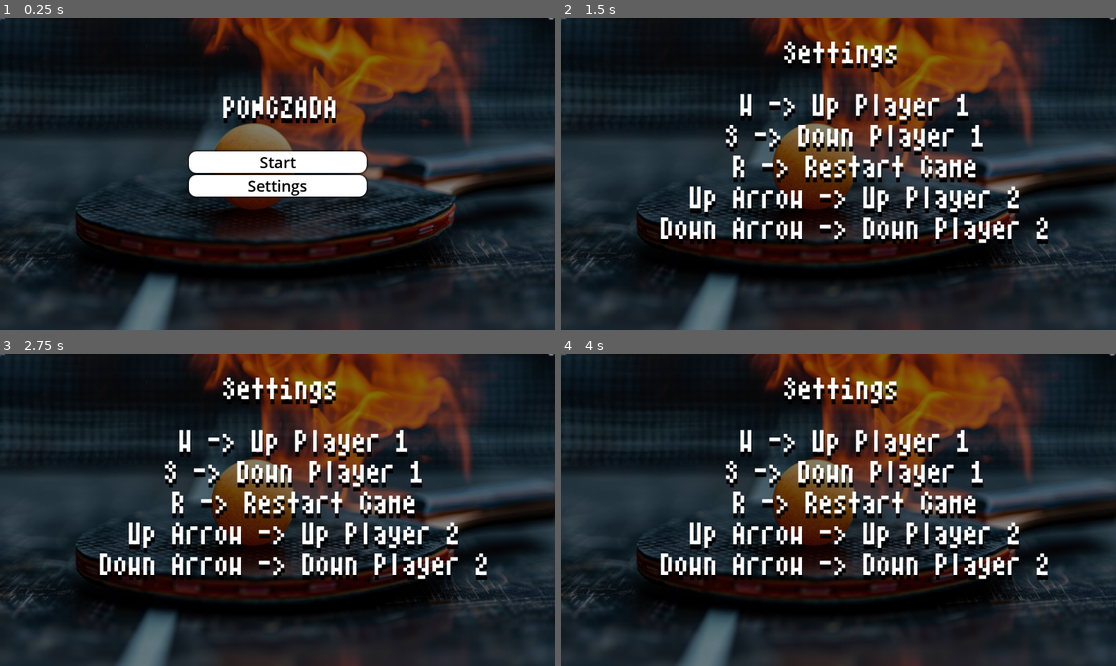
Above: before the commit, frames 1-4 (two rows, left to right).
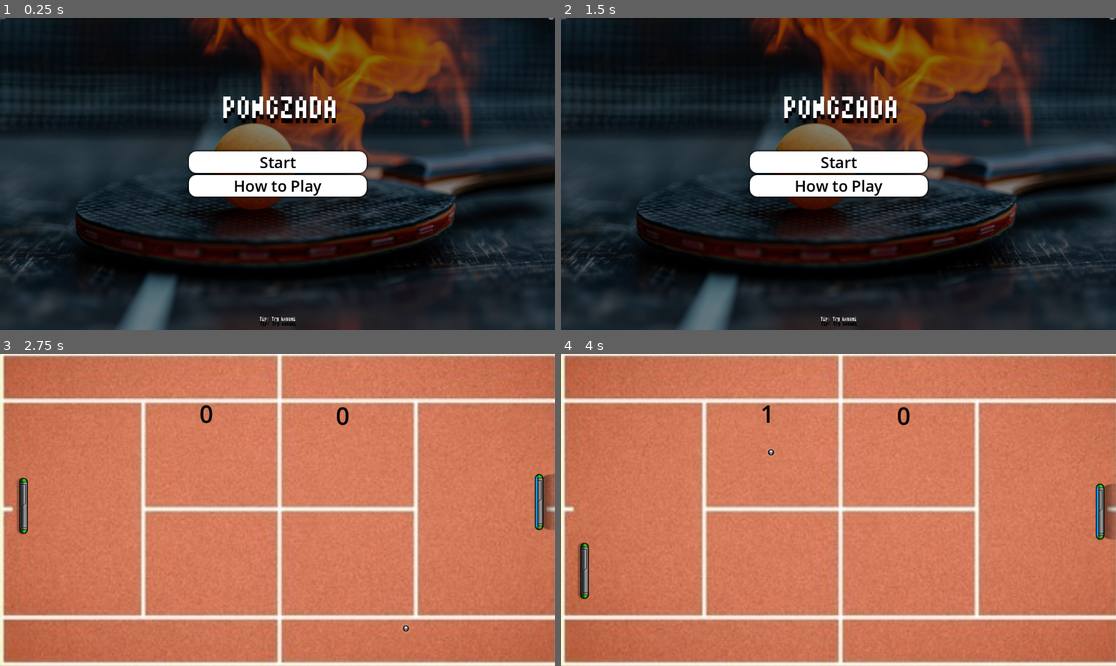
Above: after the commit, the same moments.

Repository: PhantomTrainer2/GameDevPuc
Game: Godot game, scene res://menu.tscn
Two runs of this game, one before a commit and one after it. Both use one fixed random seed, a clock stepped at 60 frames per second and the inputs below.
Inputs (mouse positions are in pixels of both pictures, inside the frame that each line leads up to):
- Up to frame 1 (0.25 s): no input
- Up to frame 2 (1.5 s): click "Settings" (after the commit: "How to Play") at 0.5 s; click (838, 267) at 1.25 s, where only the run after the commit has a clickable "Back to Menu"
- Up to frame 3 (2.75 s): click (277, 497) at 2 s, where only the run after the commit has a clickable "Start"
- Up to frame 4 (4 s): tap Enter at 2.75 s; hold Right 2.78-3.53 s; tap B at 2.85, 3.8 s; hold S (down_player1) from 3.53 s (still down); tap Down (down_player2) at 3.6 s

The runs differ from the first frame. In frame 1, 0.4% of the frame differs, in the area x 42-58%, y 51-99%; in frame 2, 13%; in frame 3, 100%; in frame 4, 100%, in the area x 0-100%, y 0-100%.

Commit message:
Secret code

Diff:
--- /dev/null
+++ b/game1/How_to_play.tscn
@@ -0,0 +1,122 @@
+[gd_scene load_steps=9 format=3 uid="uid://rofphx1nuufa"]
+
+[ext_resource type="Script" uid="uid://yreoqregxhm3" path="res://how_to_play.gd" id="1_1ddmb"]
+[ext_resource type="Texture2D" uid="uid://crfqo1cexjslj" path="res://wmremove-transformed.png" id="1_v17eh"]
+[ext_resource type="FontFile" uid="uid://dqmin8hus2g7y" path="res://AtariSmall.ttf" id="2_1ddmb"]
+
+[sub_resource type="StyleBoxTexture" id="StyleBoxTexture_nkug2"]
+texture = ExtResource("1_v17eh")
+modulate_color = Color(0.517184, 0.517184, 0.517184, 1)
+
+[sub_resource type="StyleBoxEmpty" id="StyleBoxEmpty_v17eh"]
+
+[sub_resource type="StyleBoxFlat" id="StyleBoxFlat_1ddmb"]
+bg_color = Color(0.54099, 0.54099, 0.54099, 1)
+corner_radius_top_left = 16
+corner_radius_top_right = 16
+corner_radius_bottom_right = 16
+corner_radius_bottom_left = 16
+shadow_size = 5
+
+[sub_resource type="StyleBoxFlat" id="StyleBoxFlat_udkts"]
+bg_color = Color(0.273873, 0.273873, 0.273873, 1)
+corner_radius_top_left = 16
+corner_radius_top_right = 16
+corner_radius_bottom_right = 16
+corner_radius_bottom_left = 16
+shadow_size = 5
+
+[sub_resource type="StyleBoxFlat" id="StyleBoxFlat_osa5n"]
+bg_color = Color(1, 1, 1, 1)
+corner_radius_top_left = 16
+corner_radius_top_right = 16
+corner_radius_bottom_right = 16
+corner_radius_bottom_left = 16
+shadow_size = 5
+
+[node name="Settings" type="Control"]
+layout_mode = 3
+anchors_preset = 15
+anchor_right = 1.0
+anchor_bottom = 1.0
+grow_horizontal = 2
+grow_vertical = 2
+script = ExtResource("1_1ddmb")
+
+[node name="Menu_Background" type="Panel" parent="."]
+layout_mode = 1
+anchors_preset = 15
+anchor_right = 1.0
+anchor_bottom = 1.0
+grow_horizontal = 2
+grow_vertical = 2
+theme_override_styles/panel = SubResource("StyleBoxTexture_nkug2")
+
+[node name="Button2" type="Button" parent="Menu_Background"]
+layout_mode = 1
+anchors_preset = 7
+anchor_left = 0.5
+anchor_top = 1.0
+anchor_right = 0.5
+anchor_bottom = 1.0
+offset_left = -105.5
+offset_top = -151.0
+offset_right = 105.5
+offset_bottom = -106.0
+grow_horizontal = 2
+grow_vertical = 0
+theme_override_colors/font_hover_pressed_color = Color(0, 0, 0, 1)
+theme_override_colors/font_hover_color = Color(0, 0, 0, 1)
+theme_override_colors/font_color = Color(0, 0, 0, 1)
+theme_override_colors/font_focus_color = Color(0, 0, 0, 1)
+theme_override_colors/font_pressed_color = Color(0, 0, 0, 1)
+theme_override_font_sizes/font_size = 32
+theme_override_styles/focus = SubResource("StyleBoxEmpty_v17eh")
+theme_override_styles/hover = SubResource("StyleBoxFlat_1ddmb")
+theme_override_styles/pressed = SubResource("StyleBoxFlat_udkts")
+theme_override_styles/normal = SubResource("StyleBoxFlat_osa5n")
+text = "Back to Menu"
+
+[node name="How_to_play" type="Label" parent="."]
+layout_mode = 1
+anchors_preset = 5
+anchor_left = 0.5
+anchor_right = 0.5
+offset_left = -120.0
+offset_top = 18.0
+offset_right = 120.0
+offset_bottom = 126.0
+grow_horizontal = 2
+theme_override_colors/font_color = Color(1, 1, 1, 1)
+theme_override_colors/font_shadow_color = Color(0, 0, 0, 1)
+theme_override_constants/shadow_offset_y = 10
+theme_override_fonts/font = ExtResource("2_1ddmb")
+theme_override_font_sizes/font_size = 60
+text = "How to Play:"
+horizontal_alignment = 1
+vertical_alignment = 1
+
+[node name="Controles" type="Label" parent="."]
+layout_mode = 1
+anchors_preset = 5
+anchor_left = 0.5
+anchor_right = 0.5
+offset_left = -376.0
+offset_top = 150.0
+offset_right = 434.0
+offset_bottom = 467.0
+grow_horizontal = 2
+theme_override_colors/font_color = Color(1, 1, 1, 1)
+theme_override_colors/font_shadow_color = Color(0, 0, 0, 1)
+theme_override_constants/shadow_offset_y = 10
+theme_override_fonts/font = ExtResource("2_1ddmb")
+theme_override_font_sizes/font_size = 60
+text = "W -> Up Player 1
+S -> Down Player 1
+R -> Restart Game
+Up Arrow -> Up Player 2
+Down Arrow -> Down Player 2"
+horizontal_alignment = 1
+vertical_alignment = 1
+
+[connection signal="pressed" from="Menu_Background/Button2" to="." method="_on_back_pressed"]
--- /dev/null
+++ b/game1/how_to_play.gd
@@ -0,0 +1,5 @@
+extends Control
+
+
+func _on_back_pressed() -> void:
+	get_tree().change_scene_to_file("res://menu.tscn")
--- a/game1/menu.gd
+++ b/game1/menu.gd
@@ -1,8 +1,48 @@
 extends Control
 
+
+# --- Variáveis para o código secreto ---
+
+# A sequência de teclas que queremos detectar
+const SECRET_CODE = [KEY_UP, KEY_UP, KEY_DOWN, KEY_DOWN, KEY_LEFT, KEY_RIGHT, KEY_LEFT, KEY_RIGHT, KEY_B, KEY_A]
+
+# Variável para acompanhar o progresso
+var current_code_index = 0
+
+# Referência ao botão secreto (verifique se o caminho está correto!)
+@onready var secret_button = $VBoxContainer/Button3
+
+
+# --- Funções de botão existentes ---
 
 func _on_start_pressed() -> void:
 	get_tree().change_scene_to_file("res://node_2d.tscn")
 
+
 func _on_settings_pressed() -> void:
-	get_tree().change_scene_to_file("res://settings.tscn")
+	get_tree().change_scene_to_file("res://How_to_play.tscn")
+
+func _on_secret_pressed() -> void:
+	get_tree().change_scene_to_file("res://node_2d.tscn")
+
+func _input(event):
+	# Verifica se é um evento de tecla pressionada
+	if event is InputEventKey and event.pressed:
+
+		# Compara a tecla pressionada com a tecla esperada na sequência
+		if event.keycode == SECRET_CODE[current_code_index]:
+			# Se acertou, avança na sequência
+			current_code_index += 1
+		else:
+			# Se errou, reinicia
+			current_code_index = 0
+
+		# Verifica se a sequência foi completada
+		if current_code_index == SECRET_CODE.size():
+			print("Código secreto ativado!")
+
+			# Mostra o botão secreto
+			secret_button.visible = true
+
+			# Reinicia para evitar reativação
+			current_code_index = 0
--- a/game1/menu.tscn
+++ b/game1/menu.tscn
@@ -113,7 +113,42 @@
 theme_override_styles/hover = SubResource("StyleBoxFlat_ouk20")
 theme_override_styles/pressed = SubResource("StyleBoxFlat_mae5d")
 theme_override_styles/normal = SubResource("StyleBoxFlat_vsb4k")
-text = "Settings"
+text = "How to Play"
+
+[node name="Button3" type="Button" parent="VBoxContainer"]
+visible = false
+layout_mode = 2
+theme_override_colors/font_hover_pressed_color = Color(0, 0, 0, 1)
+theme_override_colors/font_hover_color = Color(0, 0, 0, 1)
+theme_override_colors/font_color = Color(0, 0, 0, 1)
+theme_override_colors/font_focus_color = Color(0, 0, 0, 1)
+theme_override_colors/font_pressed_color = Color(0, 0, 0, 1)
+theme_override_font_sizes/font_size = 32
+theme_override_styles/focus = SubResource("StyleBoxEmpty_ouk20")
+theme_override_styles/hover = SubResource("StyleBoxFlat_ouk20")
+theme_override_styles/pressed = SubResource("StyleBoxFlat_mae5d")
+theme_override_styles/normal = SubResource("StyleBoxFlat_vsb4k")
+text = "Test your Might"
+
+[node name="Label2" type="Label" parent="."]
+layout_mode = 1
+anchors_preset = 5
+anchor_left = 0.5
+anchor_right = 0.5
+offset_left = -120.0
+offset_top = 571.0
+offset_right = 120.0
+offset_bottom = 679.0
+grow_horizontal = 2
+theme_override_colors/font_color = Color(1, 1, 1, 1)
+theme_override_colors/font_shadow_color = Color(0, 0, 0, 1)
+theme_override_constants/shadow_offset_y = 10
+theme_override_fonts/font = ExtResource("2_ouk20")
+theme_override_font_sizes/font_size = 10
+text = "Tip: Try konami"
+horizontal_alignment = 1
+vertical_alignment = 1
 
 [connection signal="pressed" from="VBoxContainer/Button" to="." method="_on_start_pressed"]
 [connection signal="pressed" from="VBoxContainer/Button2" to="." method="_on_settings_pressed"]
+[connection signal="pressed" from="VBoxContainer/Button3" to="." method="_on_secret_pressed"]
--- a/game1/project.godot
+++ b/game1/project.godot
@@ -46,3 +46,23 @@
 "events": [Object(InputEventKey,"resource_local_to_scene":false,"resource_name":"","device":-1,"window_id":0,"alt_press …(192 unchanged characters)…
 ]
 }
+left={
+"deadzone": 0.2,
+"events": [Object(InputEventKey,"resource_local_to_scene":false,"resource_name":"","device":0,"window_id":0,"alt_pressed":false,"shift_pressed":false,"ctrl_pressed":false,"meta_pressed":false,"pressed":false,"keycode":0,"physical_keycode":4194319,"key_label":0,"unicode":0,"location":0,"echo":false,"script":null)
+]
+}
+right={
+"deadzone": 0.2,
+"events": [Object(InputEventKey,"resource_local_to_scene":false,"resource_name":"","device":0,"window_id":0,"alt_pressed":false,"shift_pressed":false,"ctrl_pressed":false,"meta_pressed":false,"pressed":false,"keycode":0,"physical_keycode":4194321,"key_label":0,"unicode":0,"location":0,"echo":false,"script":null)
+]
+}
+b={
+"deadzone": 0.2,
+"events": [Object(InputEventKey,"resource_local_to_scene":false,"resource_name":"","device":-1,"window_id":0,"alt_pressed":false,"shift_pressed":false,"ctrl_pressed":false,"meta_pressed":false,"pressed":false,"keycode":0,"physical_keycode":66,"key_label":0,"unicode":98,"location":0,"echo":false,"script":null)
+]
+}
+a={
+"deadzone": 0.2,
+"events": [Object(InputEventKey,"resource_local_to_scene":false,"resource_name":"","device":-1,"window_id":0,"alt_pressed":false,"shift_pressed":false,"ctrl_pressed":false,"meta_pressed":false,"pressed":false,"keycode":0,"physical_keycode":65,"key_label":0,"unicode":97,"location":0,"echo":false,"script":null)
+]
+}
--- a/game1/settings.tscn
+++ /dev/null
@@ -1,67 +0,0 @@
-[gd_scene load_steps=4 format=3 uid="uid://rofphx1nuufa"]
-
-[ext_resource type="Texture2D" uid="uid://crfqo1cexjslj" path="res://wmremove-transformed.png" id="1_x2hje"]
-[ext_resource type="FontFile" uid="uid://dqmin8hus2g7y" path="res://AtariSmall.ttf" id="2_nkug2"]
-
-[sub_resource type="StyleBoxTexture" id="StyleBoxTexture_nkug2"]
-texture = ExtResource("1_x2hje")
-modulate_color = Color(0.517184, 0.517184, 0.517184, 1)
-
-[node name="Settings" type="Control"]
-layout_mode = 3
-anchors_preset = 15
-anchor_right = 1.0
-anchor_bottom = 1.0
-grow_horizontal = 2
-grow_vertical = 2
-
-[node name="Menu_Background" type="Panel" parent="."]
-layout_mode = 1
-anchors_preset = 15
-anchor_right = 1.0
-anchor_bottom = 1.0
-grow_horizontal = 2
-grow_vertical = 2
-theme_override_styles/panel = SubResource("StyleBoxTexture_nkug2")
-
-[node name="Settings" type="Label" parent="."]
-layout_mode = 1
-anchors_preset = 5
-anchor_left = 0.5
-anchor_right = 0.5
-offset_left = -120.0
-offset_top = 18.0
-offset_right = 120.0
-offset_bottom = 126.0
-grow_horizontal = 2
-theme_override_colors/font_color = Color(1, 1, 1, 1)
-theme_override_colors/font_shadow_color = Color(0, 0, 0, 1)
-theme_override_constants/shadow_offset_y = 10
-theme_override_fonts/font = ExtResource("2_nkug2")
-theme_override_font_sizes/font_size = 60
-text = "Settings"
-horizontal_alignment = 1
-vertical_alignment = 1
-
-[node name="Controles" type="Label" parent="."]
-layout_mode = 1
-anchors_preset = 5
-anchor_left = 0.5
-anchor_right = 0.5
-offset_left = -376.0
-offset_top = 150.0
-offset_right = 434.0
-offset_bottom = 467.0
-grow_horizontal = 2
-theme_override_colors/font_color = Color(1, 1, 1, 1)
-theme_override_colors/font_shadow_color = Color(0, 0, 0, 1)
-theme_override_constants/shadow_offset_y = 10
-theme_override_fonts/font = ExtResource("2_nkug2")
-theme_override_font_sizes/font_size = 60
-text = "W -> Up Player 1
-S -> Down Player 1
-R -> Restart Game
-Up Arrow -> Up Player 2
-Down Arrow -> Down Player 2"
-horizontal_alignment = 1
-vertical_alignment = 1
Not shown, added: game1/how_to_play.gd.uid
